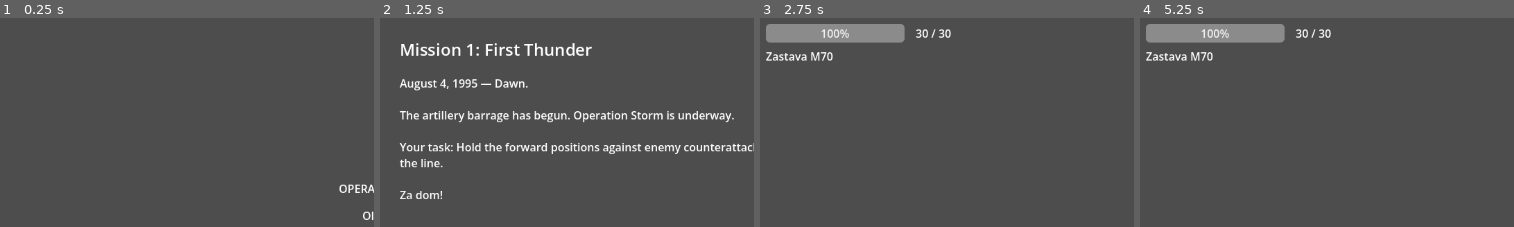
Above: before the commit, frames 1-4 (left to right).
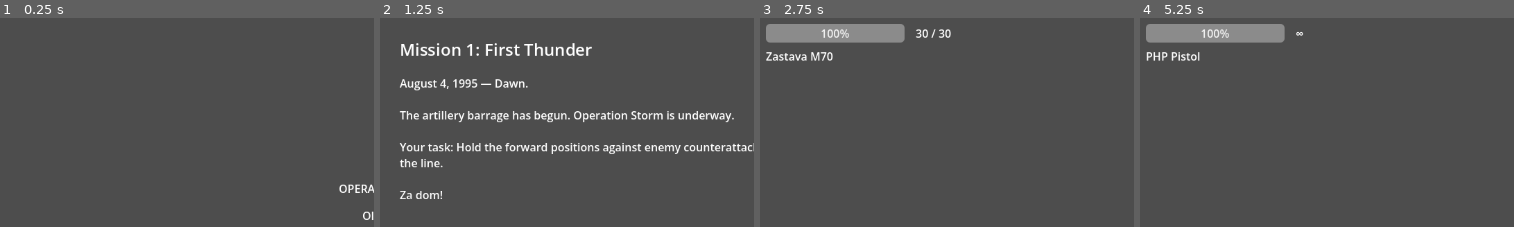
Above: after the commit, the same moments.

Repository: VrachoxWizard/storm-game
Game: Godot game, scene res://scenes/Main.tscn
The game is run twice, just before and just after one commit, with the same random seed, the same clock (stepped at 60 frames per second) and the same inputs.
Inputs (mouse positions are % of the whole screen's width and height, from its top left):
- Up to frame 1 (0.25 s): no input
- Up to frame 2 (1.25 s): click "Start Campaign" at 0.5 s
- Up to frame 3 (2.75 s): click "Begin Mission" at 1.25 s; tap Enter at 2 s; move the mouse to (76, 46) at 2.02 s; hold D (move_right) from 2.03 s (still down); hold Space (dodge) from 2.03 s (still down)
- Up to frame 4 (5.25 s): move the mouse to (31, 57) at 2.77 s; release D (move_right) at 2.78 s; release Space (dodge) at 2.78 s; hold S (move_down) 2.78-3.53 s; click (31, 57) at 2.85 s; tap Enter at 3.5, 5 s; move the mouse to (63, 28) at 3.52 s; hold D (move_right) 3.53-4.28 s; hold 1 (weapon_1) 3.53-4.28 s; tap Space (dodge) at 4.25 s; move the mouse to (47, 73) at 4.27 s; hold W (move_up) 4.28-5.03 s; tap 2 (weapon_2) at 4.35 s; move the mouse to (84, 68) at 5.02 s; hold A (move_left) from 5.03 s (still down); hold 3 (weapon_3) from 5.03 s (still down)
The pictures show only the part of the screen within x 0-50%, y 0-50%; the shares and areas given below are measured in that part.

Frames 1-3 are identical in both runs. In frame 4, 0.7% of the frame differs, in the area x 1-52%, y 5-21%.
Error before the commit: Parse Error: Cannot infer the type of "weapon" variable because the value doesn't have a set type. (res://scripts/player/Player.gd:154)

Commit message:
fix: add class_name WeaponManager and explicit type hints in Player.gd

Diff:
--- a/project.godot
+++ b/project.godot
@@ -8,11 +8,15 @@
 
 config_version=5
 
+[animation]
+
+compatibility/default_parent_skeleton_in_mesh_instance_3d=true
+
 [application]
 
 config/name="Operation Storm"
 run/main_scene="res://scenes/Main.tscn"
-config/features=PackedStringArray("4.3")
+config/features=PackedStringArray("4.7")
 
 [autoload]
 
--- a/scripts/player/Player.gd
+++ b/scripts/player/Player.gd
@@ -28,7 +28,7 @@
 @onready var dodge_duration_timer: Timer = $DodgeDurationTimer
 @onready var hit_flash_timer: Timer = $HitFlashTimer
 @onready var camera: Camera2D = $Camera2D
-@onready var weapon_manager: Node = $WeaponManager
+@onready var weapon_manager: WeaponManager = $WeaponManager
 @onready var muzzle: Marker2D = $MuzzleMarker
 
 
@@ -135,7 +135,7 @@
 
 
 func _init_projectile_pool() -> void:
-	var pool_container := get_tree().root.get_node("Main/Projectiles")
+	var pool_container: Node2D = get_tree().root.get_node("Main/Projectiles")
 	for i in range(POOL_SIZE):
 		var bullet: Area2D = _projectile_scene.instantiate()
 		pool_container.add_child(bullet)
@@ -151,12 +151,12 @@
 
 func _on_weapon_fired() -> void:
 	ScoreManager.record_shot_fired()
-	var weapon := weapon_manager.get_current_weapon()
+	var weapon: WeaponResource = weapon_manager.get_current_weapon()
 	if weapon == null:
 		return
 
 	for i in range(weapon.projectile_count):
-		var bullet := _get_pooled_bullet()
+		var bullet: Area2D = _get_pooled_bullet()
 		if bullet == null:
 			break
 
--- a/scripts/player/WeaponManager.gd
+++ b/scripts/player/WeaponManager.gd
@@ -1,3 +1,4 @@
+class_name WeaponManager
 extends Node
 
 ## Manages weapon slots, switching, firing, and ammo for the player.
